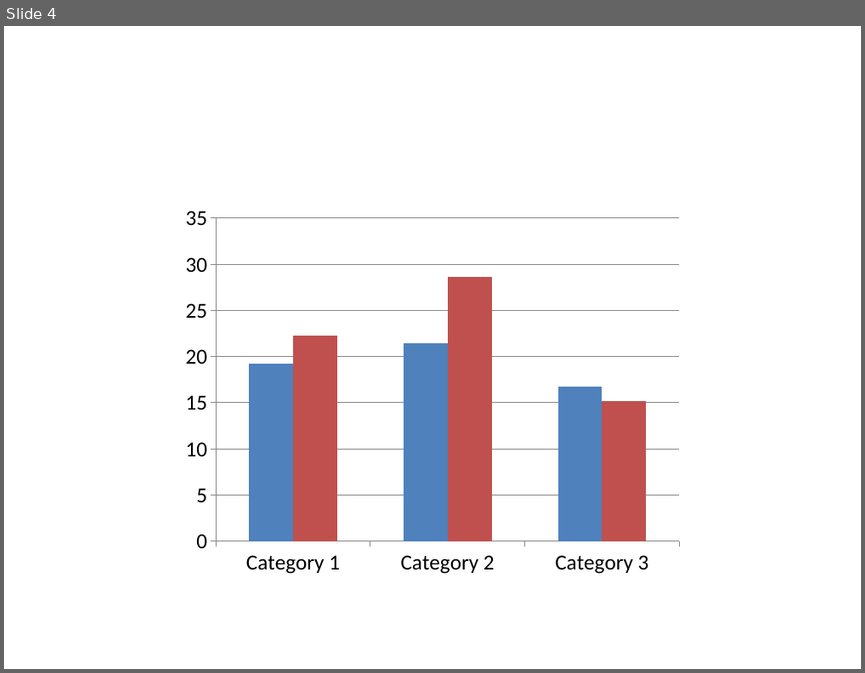
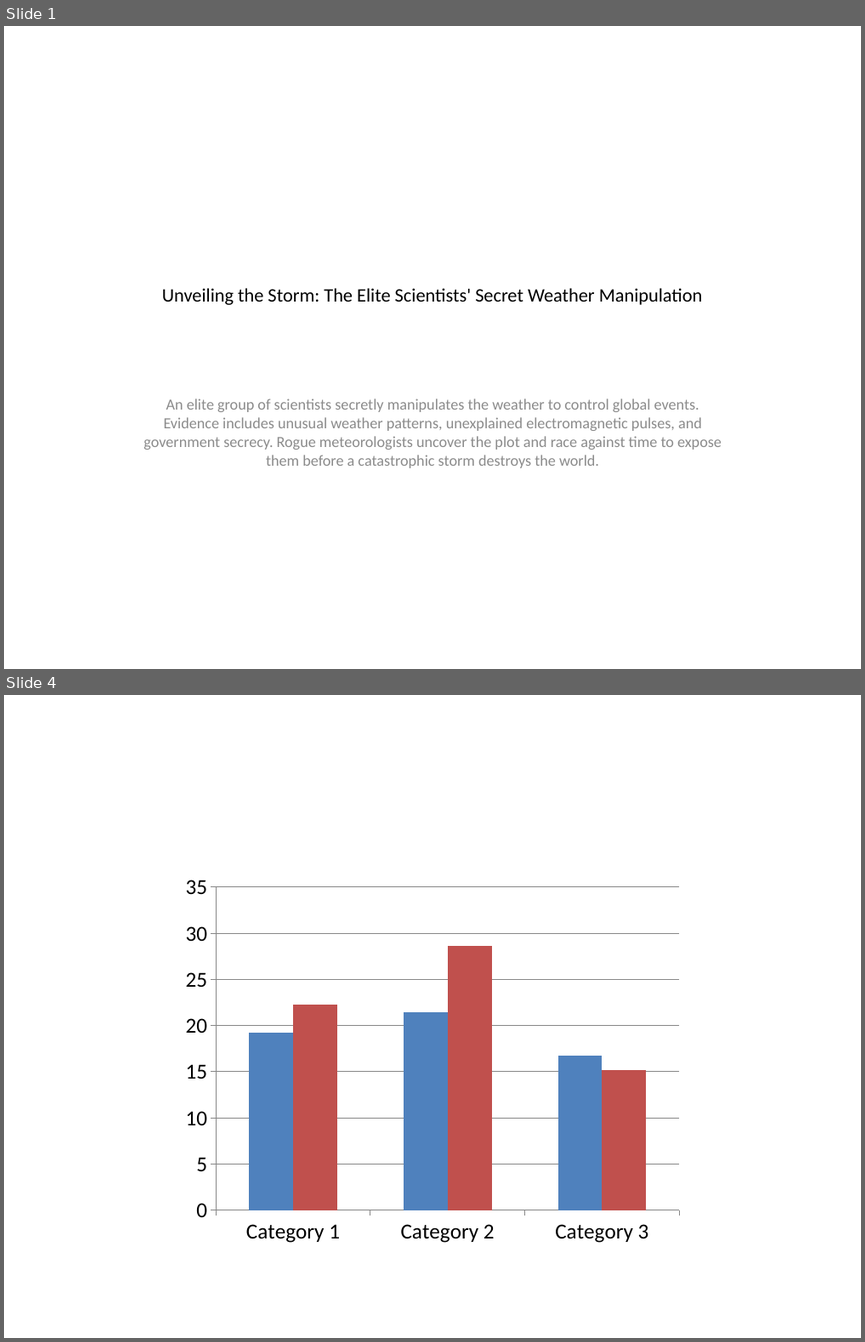
Before and after one commit to 0Armaan025/conspiracy-ppt-generator-api, a slide deck: generated_presentation.pptx. Shown one above the other, each under a label of ours: slide 4 before the commit, slides 1 and 4 after it; the slides between them are not shown. The pictures are 865x673 and 865x1342 pixels, drawn with LibreOffice and Linux fonts; fonts in the diff are those of the drawing. Boxes give left, top, right and bottom in pixels: in the first picture for what was removed or moved away, otherwise in the second. Text is boxed around its words. In the diff, an @@ line names an element or a change of style, - is before the commit and + after.

```diff
--- a/generated_presentation.pptx
+++ b/generated_presentation.pptx
@@ slide 1 added at <box>4,26,861,669</box>, background #FFFFFF @@
@@ title added at <box>162,288,703,305</box>, 16 pt, text #000000 @@
+Unveiling the Storm: The Elite Scientists' Secret Weather Manipulation
@@ subtitle added at <box>143,398,721,468</box>, 13 pt, text #8C8C8C @@
+An elite group of scientists secretly manipulates the weather to control global events. Evidence includes unusual weather patterns, unexplained electromagnetic pulses, and government secrecy. Rogue meteorologists uncover the plot and race against time to expose them before a catastrophic storm destroys the world.
```
Also in this commit, not shown: 3 slides changed, 1 slide removed, 2 other files.
